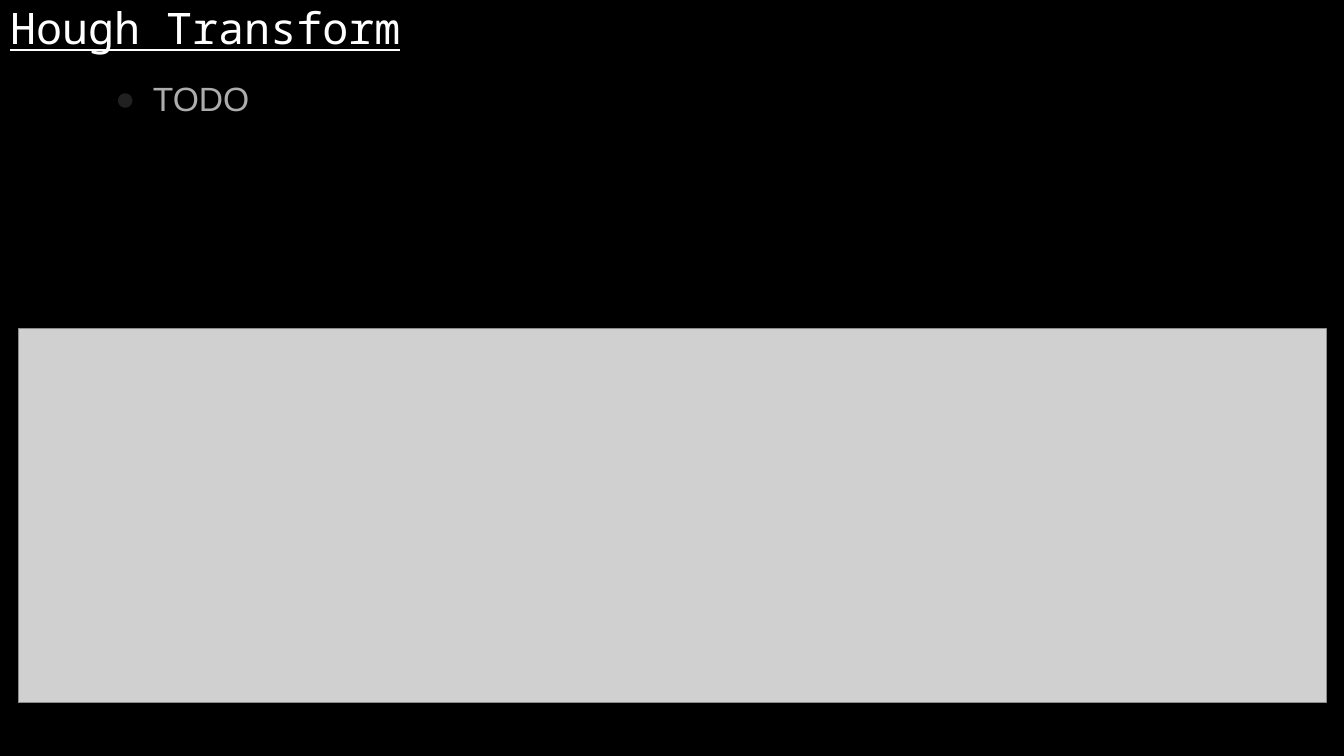
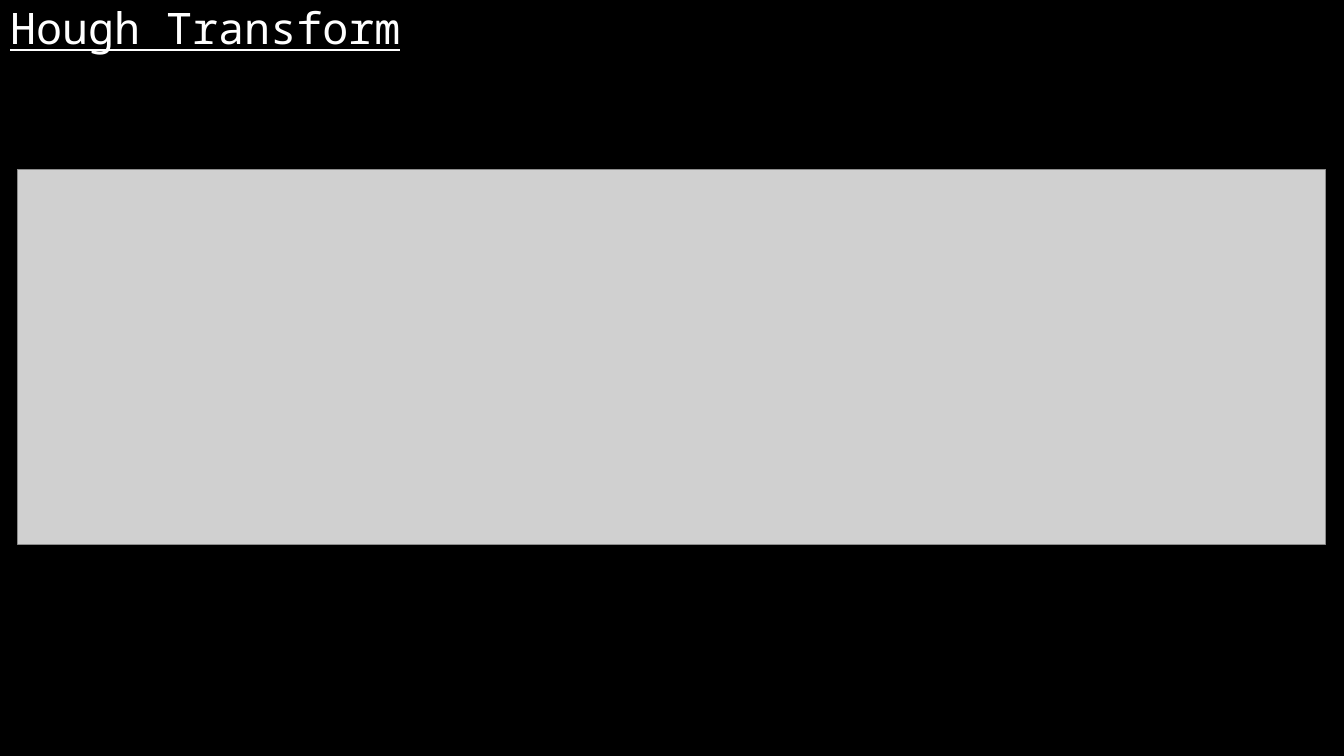
Before and after one commit to karthikeyanrathore/Lane-Line-Detection, a slide deck: slide 18 of laneline v- 1.pptx (slide 19 before the commit). Drawn at 1344x756 pixels with LibreOffice and Linux fonts; fonts in the diff are those of the drawing; grey boxes stand for pictures. Boxes give left, top, right and bottom in pixels: in the first picture for what was removed or moved away, otherwise in the second. Text is boxed around its words. In the diff, an @@ line names an element or a change of style, - is before the commit and + after.

Commit message:
Ye

```diff
--- a/laneline v- 1.pptx
+++ b/laneline v- 1.pptx
@@ text removed at bbox=[153, 87, 249, 112] @@
-● TODO
@@ picture: place and size @@
-picture at bbox=[18, 328, 1327, 703]
+picture at bbox=[18, 169, 1327, 544]
```
Also in this commit, not shown: 1 other slide changed, 1 slide removed.
